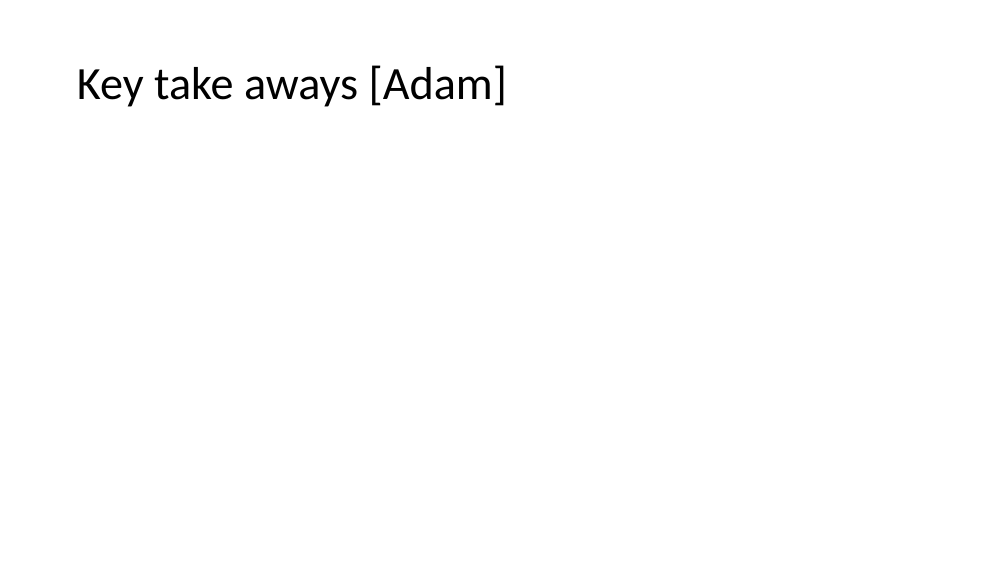
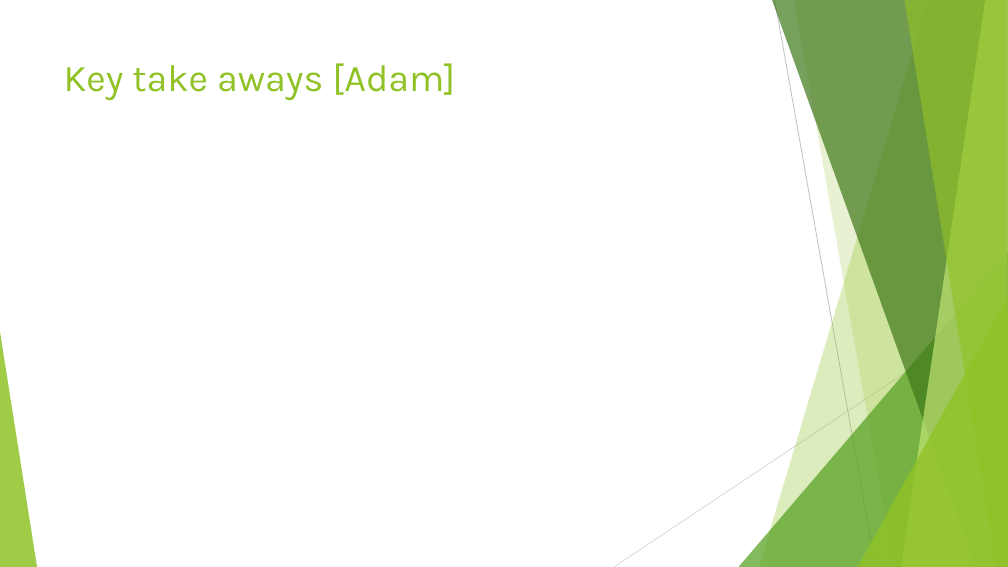
Before and after one commit to amxmongoose/City_Health, a slide deck: slide 4 of City_health_ppt.pptx. Drawn at 1008x567 pixels with LibreOffice and Linux fonts; fonts in the diff are those of the drawing. Boxes give left, top, right and bottom in pixels: in the first picture for what was removed or moved away, otherwise in the second. Text is boxed around its words. In the diff, an @@ line names an element or a change of style, - is before the commit and + after.

```diff
--- a/City_health_ppt.pptx
+++ b/City_health_ppt.pptx
@@ title "Key take aways [Adam]": place and size @@
-title "Key take aways [Adam]" at box(77, 65, 507, 107)
+title "Key take aways [Adam]" at box(64, 63, 455, 101)
@@ title "Key take aways [Adam]" at box(64, 63, 455, 101): size 44 to 36 pt, font Calibri to Karla, text colour #000000 to #90C226; line spacing 0.9 to 1; vertical alignment middle to top @@
@@ group added at box(0, 0, 1008, 567): 5 freeform shapes, 3 triangles, 2 lines @@
```
Also in this commit, not shown: 6 other slides changed, 3 slides added, 2 slides removed.
